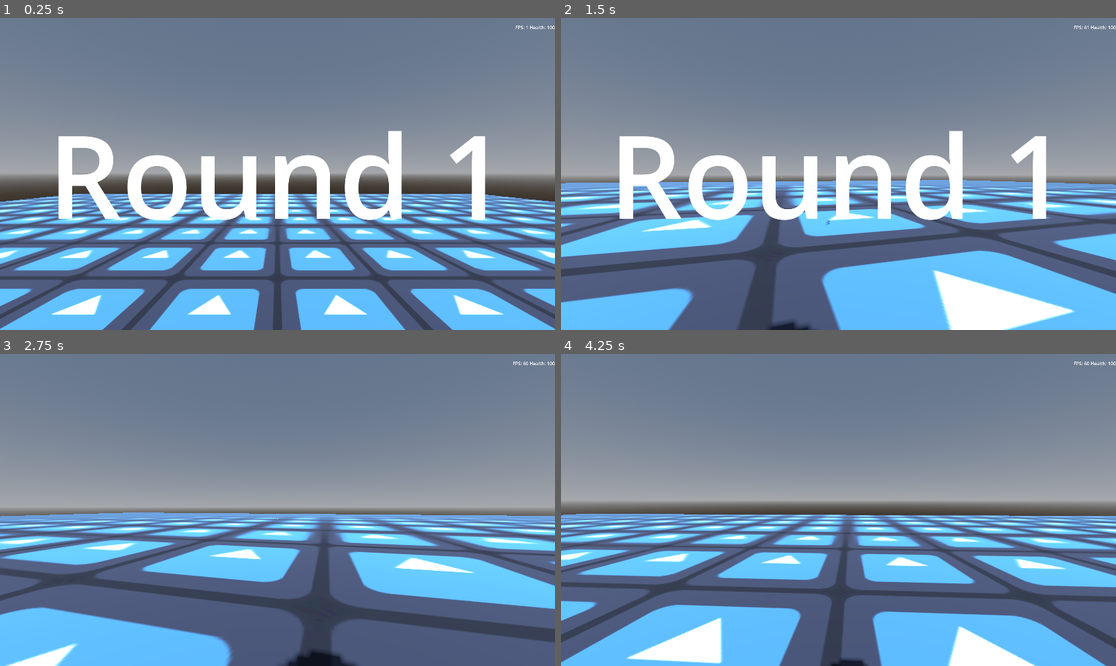
Above: before the commit, frames 1-4 (two rows, left to right).
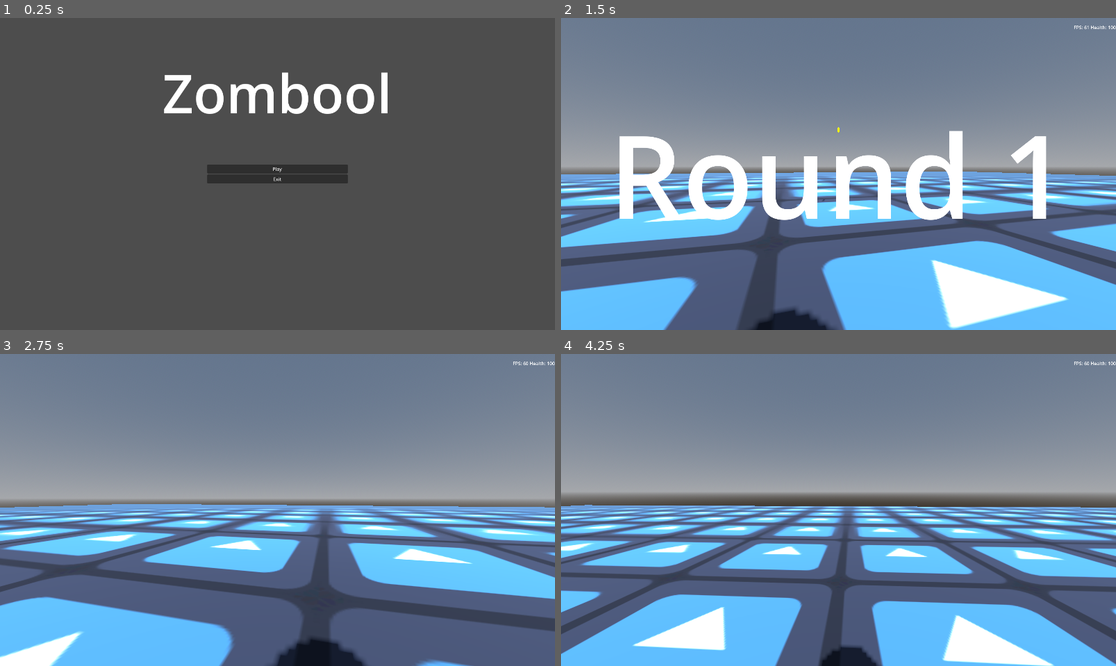
Above: after the commit, the same moments.

Repository: mahdiG/zombool
Game: Godot game, scene res://main.tscn
Two runs of this game, one before a commit and one after it. Both use one fixed random seed, a clock stepped at 60 frames per second and the inputs below. Before the commit the project starts from res://game.tscn. The engine's default icon, where the game draws it, is replaced by a stand-in: a white triangle on a blue panel in a dark square.
Inputs (mouse positions are in pixels of both pictures, inside the frame that each line leads up to):
- Up to frame 1 (0.25 s): no input
- Up to frame 2 (1.5 s): click (838, 167) at 0.5 s, where only the run after the commit has a clickable "Play"; move the mouse to (866, 174) at 1.27 s; press the mouse at (866, 174) at 1.28 s; hold W (move_forward) from 1.28 s (still down)
- Up to frame 3 (2.75 s): keep holding W (move_forward); tap Space (jump) at 1.52, 2.27 s; move the mouse to (249, 510) at 2.02 s; release the mouse at (249, 510) at 2.03 s; click (249, 510) at 2.1 s
- Up to frame 4 (4.25 s): keep holding W (move_forward); move the mouse to (849, 503) at 2.77 s; press the mouse at (849, 503) at 2.78 s; move the mouse to (832, 516) at 3.52 s; release the mouse at (832, 516) at 3.53 s; click (832, 516) at 3.6 s; tap Space (jump) at 3.77 s

The runs differ from the first frame. In frame 1, 95% of the frame differs, in the area x 0-100%, y 0-100%; in frame 2, 22%; in frame 3, 28%; in frame 4, 32%.

Commit message:
add main menu

Diff:
--- a/game.gd
+++ b/game.gd
@@ -51,7 +51,6 @@
 		enemy_spawn_timer.stop()
 		return
 
-	#print("timer timedout")
 	spawn_zombie()
 	zombies_spawned += 1
 
--- a/game.gdshader
+++ /dev/null
@@ -1,16 +0,0 @@
-shader_type spatial;
-
-uniform te
-
-void vertex() {
-	// Called for every vertex the material is visible on.
-}
-
-void fragment() {
-	// Called for every pixel the material is visible on.
-}
-
-//void light() {
-//	// Called for every pixel for every light affecting the material.
-//	// Uncomment to replace the default light processing function with this one.
-//}
--- /dev/null
+++ b/main.gd
@@ -0,0 +1,22 @@
+extends Node3D
+
+@onready var play_button: Button = $ButtonsContainer/PlayButton
+@onready var exit_button: Button = $ButtonsContainer/ExitButton
+const GAME = preload("uid://gow0dapv2vfr")
+
+# Called when the node enters the scene tree for the first time.
+func _ready() -> void:
+	pass # Replace with function body.
+
+
+# Called every frame. 'delta' is the elapsed time since the previous frame.
+func _process(_delta: float) -> void:
+	pass
+
+
+func _on_play_button_pressed() -> void:
+	get_tree().change_scene_to_packed(GAME)
+
+
+func _on_exit_button_pressed() -> void:
+	get_tree().quit()
--- /dev/null
+++ b/main.tscn
@@ -0,0 +1,39 @@
+[gd_scene load_steps=2 format=3 uid="uid://ckxstxjr4a2p"]
+
+[ext_resource type="Script" uid="uid://dw74q5ksnvkas" path="res://main.gd" id="1_ig7tw"]
+
+[node name="Main" type="Node3D"]
+script = ExtResource("1_ig7tw")
+
+[node name="GameTitleLabel" type="Label" parent="."]
+offset_left = 562.0
+offset_top = 131.0
+offset_right = 1355.0
+offset_bottom = 385.0
+size_flags_horizontal = 4
+theme_override_font_sizes/font_size = 186
+text = "Zombool"
+
+[node name="ButtonsContainer" type="VBoxContainer" parent="."]
+anchors_preset = 8
+anchor_left = 0.5
+anchor_top = 0.5
+anchor_right = 0.5
+anchor_bottom = 0.5
+offset_left = -243.25
+offset_top = -33.0
+offset_right = 243.25
+offset_bottom = 33.0
+grow_horizontal = 2
+grow_vertical = 2
+
+[node name="PlayButton" type="Button" parent="ButtonsContainer"]
+layout_mode = 2
+text = "Play"
+
+[node name="ExitButton" type="Button" parent="ButtonsContainer"]
+layout_mode = 2
+text = "Exit"
+
+[connection signal="pressed" from="ButtonsContainer/PlayButton" to="." method="_on_play_button_pressed"]
+[connection signal="pressed" from="ButtonsContainer/ExitButton" to="." method="_on_exit_button_pressed"]
--- a/project.godot
+++ b/project.godot
@@ -11,7 +11,7 @@
 [application]
 
 config/name="zombool"
-run/main_scene="res://game.tscn"
+run/main_scene="uid://ckxstxjr4a2p"
 config/features=PackedStringArray("4.5", "Forward Plus")
 config/icon="res://icon.svg"
 
Not shown, removed: game.gdshader.uid
Not shown, added: main.gd.uid
